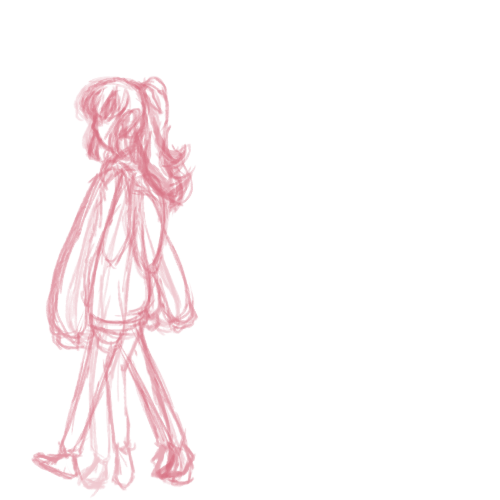
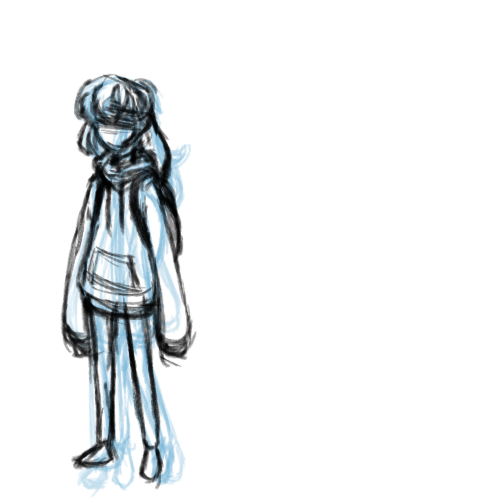
Comparing the layer stacks of the two 500×500 images. Changes:
pixels changed over [31, 73, 199, 498] (layer not identified)
